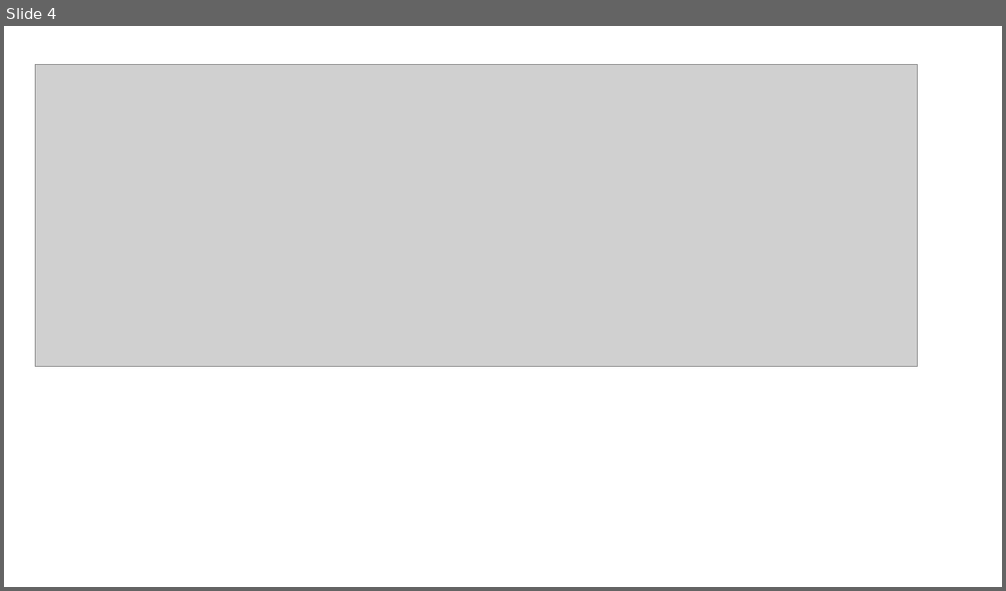
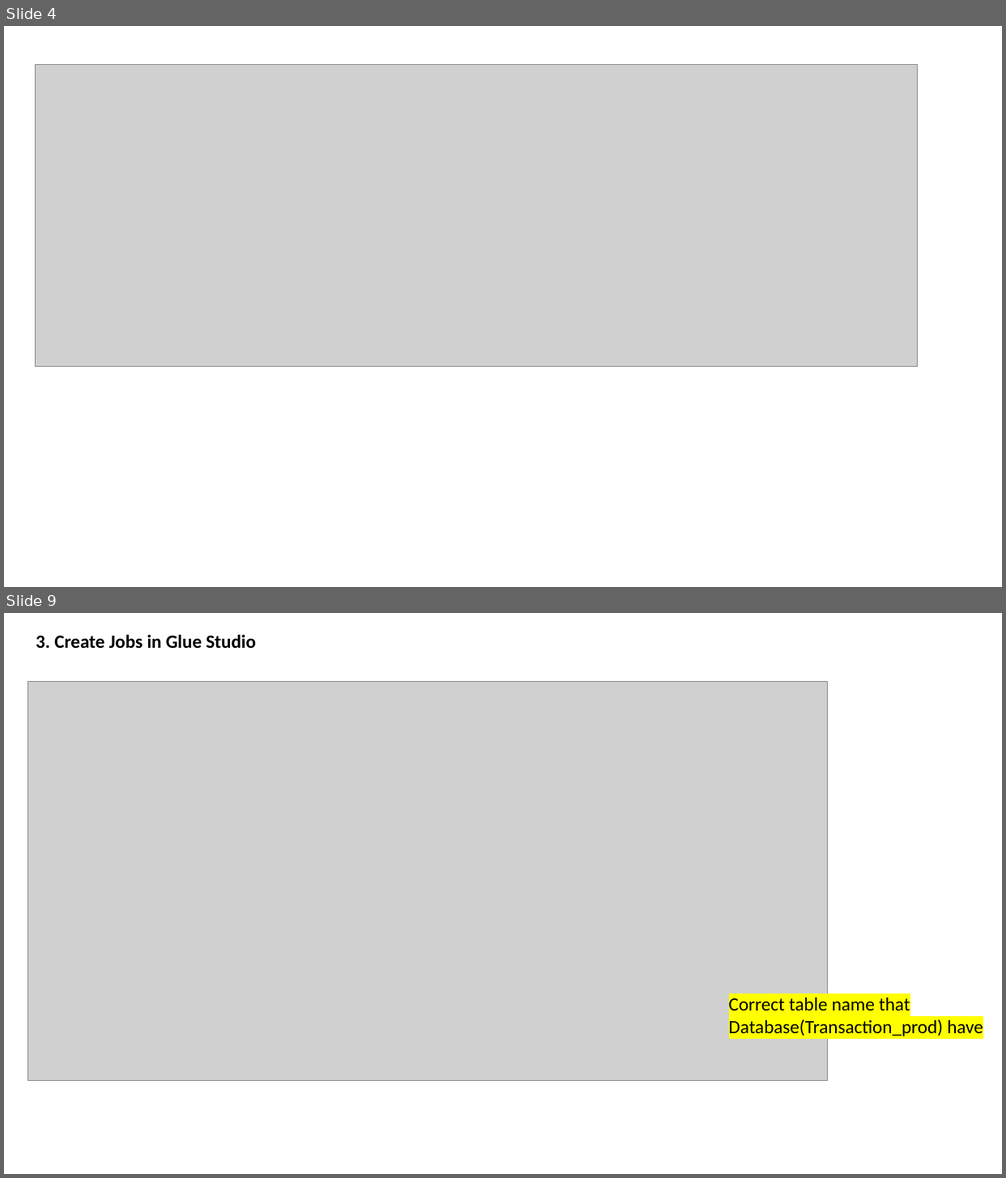
Before and after one commit to vigneshvallavan/aws_repo, a slide deck: 2. AWS Glue Works/MySQL-to-RDS-to-Glue.pptx. Shown one above the other, each under a label of ours: slide 4 before the commit, slides 4 and 9 after it; the slides between them are not shown. The pictures are 1006x591 and 1006x1178 pixels, drawn with LibreOffice and Linux fonts; fonts in the diff are those of the drawing; grey boxes stand for pictures. Boxes give left, top, right and bottom in pixels: in the first picture for what was removed or moved away, otherwise in the second. Text is boxed around its words. In the diff, an @@ line names an element or a change of style, - is before the commit and + after.

```diff
--- a/2. AWS Glue Works/MySQL-to-RDS-to-Glue.pptx
+++ b/2. AWS Glue Works/MySQL-to-RDS-to-Glue.pptx
@@ slide 9 added at [4,613,1002,1174], background #FFFFFF @@
@@ text added at [36,634,256,648], 18 pt, text #000000, bold @@
+3. Create Jobs in Glue Studio
@@ picture added at [28,682,828,1081] @@
@@ text added at [729,998,982,1037], 18 pt, text #000000 @@
+Correct table name that Database(Transaction_prod) have
```
Also in this commit, not shown: 1 slide changed, 4 other slides added.
